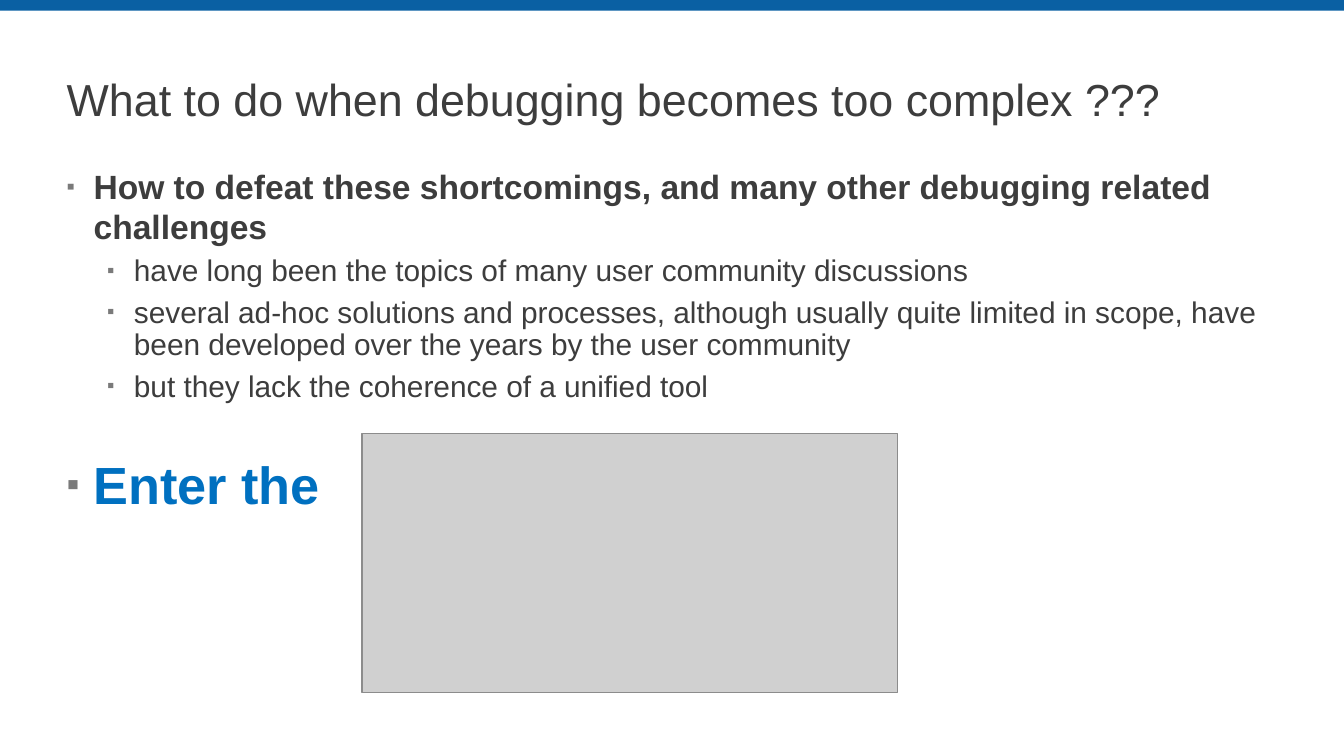
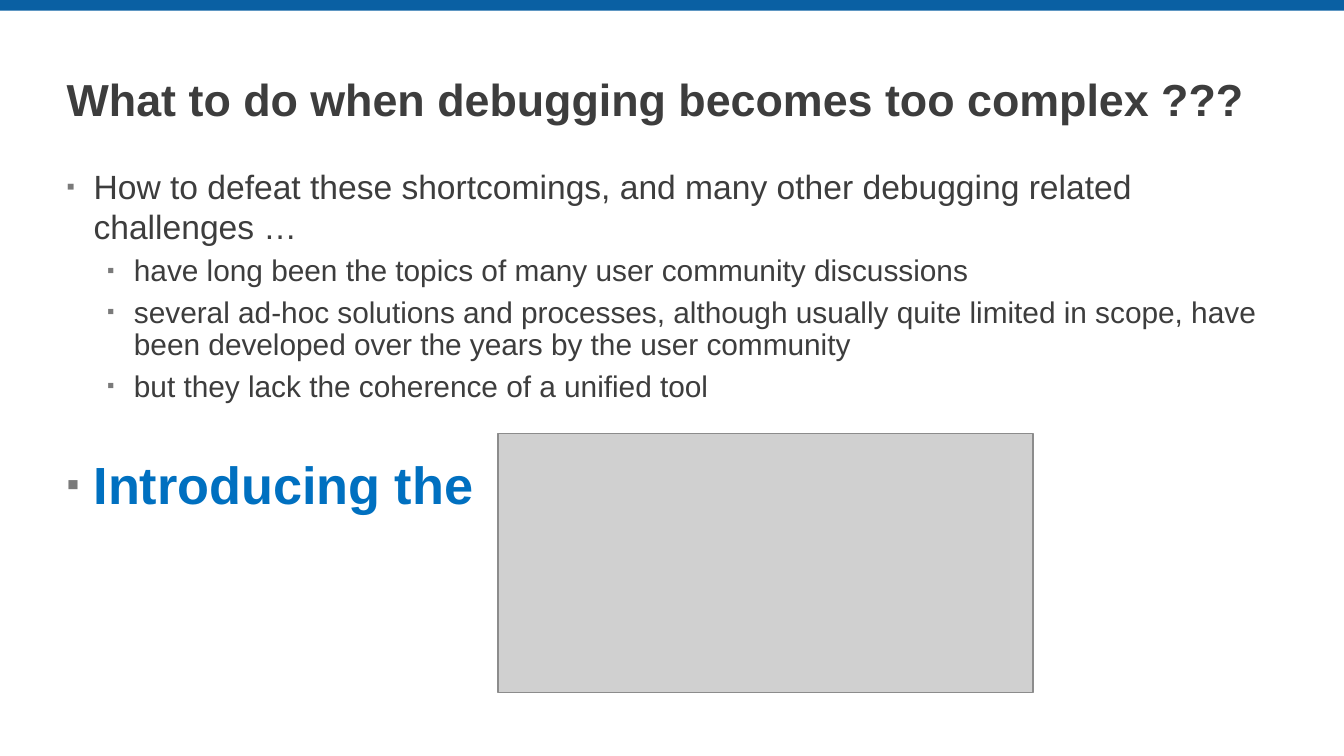
Before and after one commit to sandialabs/LVTM, a slide deck: slide 18 of Documentation/LVTM_NIWeek_2017.pptx. Drawn at 1344x756 pixels with LibreOffice and Linux fonts; fonts in the diff are those of the drawing; grey boxes stand for pictures; background and template pictures are left out. Boxes give left, top, right and bottom in pixels: in the first picture for what was removed or moved away, otherwise in the second. Text is boxed around its words. In the diff, an @@ line names an element or a change of style, - is before the commit and + after.

Commit message:
Updated some documentation More presentation content added
--HG--
branch : LVTNet

```diff
--- a/Documentation/LVTM_NIWeek_2017.pptx
+++ b/Documentation/LVTM_NIWeek_2017.pptx
@@ title "What to do when debugging ..." at [67, 83, 1149, 125]: bold on @@
@@ text at [94, 174, 1132, 246]: text changed; bold off @@
-▪ How to defeat these shortcomings, and many other debugging related challenges
+▪ How to defeat these shortcomings, and many other debugging related challenges …
@@ picture: place and size @@
-picture at [362, 434, 896, 694]
+picture at [497, 434, 1032, 694]
@@ text at [94, 466, 473, 514]: text changed @@
-▪ Enter the
+▪ Introducing the
```
Also in this commit, not shown: 12 other files.
